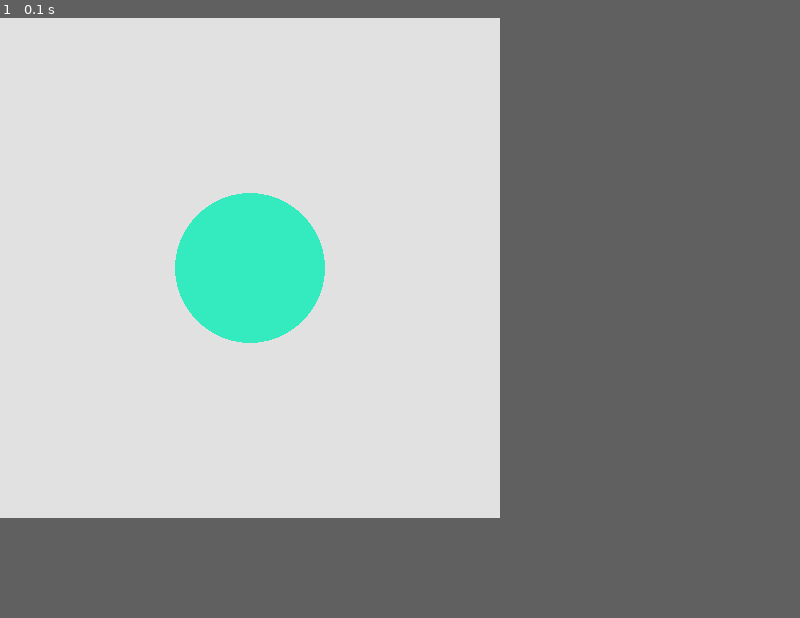
Above: before the commit, frame 1.
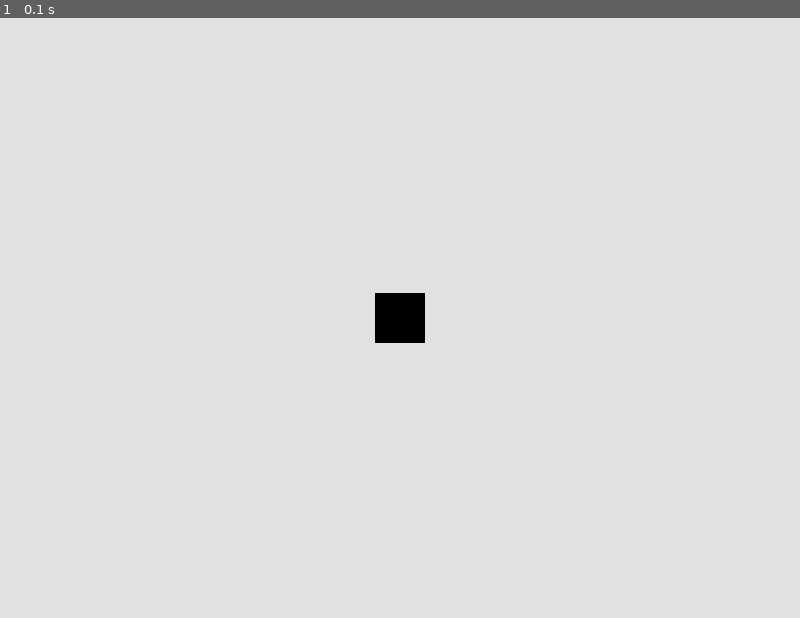
Above: after the commit, the same moment.

Repository: CameronBrenton/PyGame-Challenge
Game: pygame game, started from game.py
Same seed, same stepped clock (60 frames per second), same inputs: the game is played once before the commit and once after it.
Inputs:
- Up to frame 1 (0.1 s): no input
The window is 500x500 before the commit and 800x600 after it. Grey fills any space a smaller window leaves; there, only what the larger window draws over its background counts as a difference.

The runs differ from the first frame. In frame 1, 4.2% of the frame differs, in the area x 21-54%, y 29-55%.

Commit message:
Added Player Class

Diff:
--- a/game.py
+++ b/game.py
@@ -23,7 +23,18 @@
 
 pygame.init()
 
-screen = pygame.display.set_mode([500, 500])
+SCREEN_WIDTH = 800
+SCREEN_HEIGHT = 600
+
+
+screen = pygame.display.set_mode((SCREEN_WIDTH, SCREEN_HEIGHT))
+
+class Player(pygame.sprite.Sprite):
+    def __init__(self) -> None:
+        super(Player, self).__init__()
+        self.surf = pygame.Surface((75, 25))
+        self.surf.fill((225, 225, 225))
+        self.rect = self.surf.get_rect()
 
 running = True
 while running:
@@ -39,7 +50,17 @@
 
     screen.fill((225, 225, 225))
 
-    pygame.draw.circle(screen, (52, 235, 192), (250, 250), 75)
+    surf = pygame.Surface((50, 50))
+
+    surf.fill((0, 0, 0))
+    rect = surf.get_rect()
+
+    surf_center = (
+       (SCREEN_WIDTH-surf.get_width())/2,
+       (SCREEN_HEIGHT-surf.get_height())/2
+    )
+
+    screen.blit(surf, surf_center)
 
     pygame.display.flip()
 
